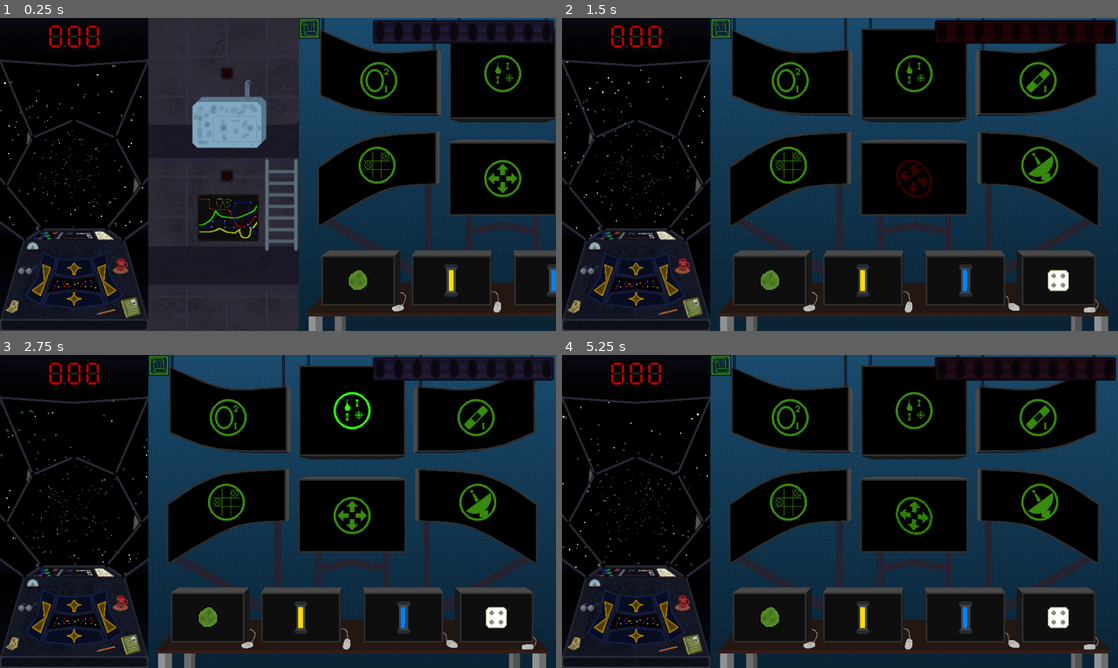
Above: before the commit, frames 1-4 (two rows, left to right).
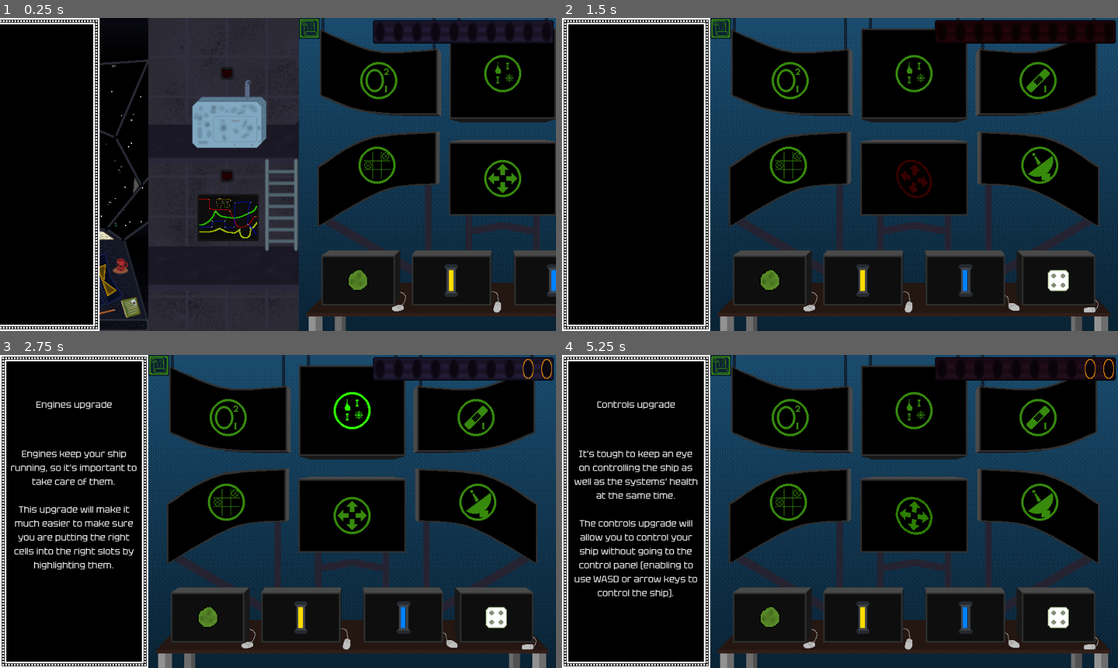
Above: after the commit, the same moments.

Repository: kedalovo/-SG-Spaceship-Management
Game: Godot game, scene res://Game Scene/Game.tscn
Same seed, same stepped clock (60 frames per second), same inputs: the game is played once before the commit and once after it.
Inputs (mouse positions are in pixels of both pictures, inside the frame that each line leads up to):
- Up to frame 1 (0.25 s): no input
- Up to frame 2 (1.5 s): move the mouse to (962, 158) at 0.52 s; hold Right (right) 0.53-1.28 s; hold ` (test) 0.53-1.28 s; click (962, 158) at 0.67 s; move the mouse to (728, 190) at 1.27 s; hold Down (down) from 1.28 s (still down); tap Space (test1) at 1.35 s
- Up to frame 3 (2.75 s): move the mouse to (333, 442) at 2.02 s; release Down (down) at 2.03 s; hold Right (right) from 2.03 s (still down); hold ` (test) from 2.03 s (still down)
- Up to frame 4 (5.25 s): move the mouse to (812, 574) at 2.77 s; release Right (right) at 2.78 s; release ` (test) at 2.78 s; hold Up (up) 2.78-3.53 s; tap Space (test1) at 2.85, 4.35 s; click (812, 574) at 2.92 s; move the mouse to (1006, 558) at 3.52 s; hold ` (test) 3.53-4.28 s; hold Left (left) 3.53-5.03 s; move the mouse to (673, 464) at 4.27 s; move the mouse to (867, 511) at 5.02 s; hold Down (down) from 5.03 s (still down); hold ` (test) from 5.03 s (still down); click (867, 511) at 5.17 s

The runs differ from the first frame. In frame 1, 6.4% of the frame differs, in the area x 0-18%, y 0-100%; in frame 2, 10%; in frame 3, 12%; in frame 4, 12%, in the area x 0-100%, y 0-100%.

Commit message:
Added balance flash for how much an item is going to cost. Finished tooltip in the store. Working on the different types of hazards with mixed damage types. Visuals are done, working on logic, generation.

Diff:
--- a/Balance/balance.gd
+++ b/Balance/balance.gd
@@ -3,6 +3,8 @@
 
 @onready var board: Sprite2D = $Board
 @onready var animator: AnimationPlayer = $Animator
+@onready var selector_1: Sprite2D = $"Selectors/Selector 1"
+@onready var selector_2: Sprite2D = $"Selectors/Selector 2"
 
 
 var value: int:
@@ -22,5 +24,19 @@
 			board.get_child(coin_idx).hide()
 
 
+func set_flash(amount: int) -> void:
+	amount = clampi(amount, 0, 2)
+	match amount:
+		0:
+			selector_1.hide()
+			selector_2.hide()
+		1:
+			selector_1.show()
+			selector_2.hide()
+		2:
+			selector_1.show()
+			selector_2.show()
+
+
 func _on_store_balance_flash() -> void:
 	animator.play(&"flash")
--- a/Balance/balance.tscn
+++ b/Balance/balance.tscn
@@ -1,8 +1,24 @@
-[gd_scene load_steps=7 format=3 uid="uid://esnak8iwscmb"]
+[gd_scene load_steps=11 format=3 uid="uid://esnak8iwscmb"]
 
 [ext_resource type="Script" path="res://Balance/balance.gd" id="1_aui0t"]
 [ext_resource type="Texture2D" uid="uid://dobces574g6ju" path="res://Balance/Assets/Balance board.png" id="1_cvj0o"]
 [ext_resource type="Texture2D" uid="uid://cm8pcgnj10y47" path="res://Balance/Assets/Balance credit.png" id="2_vrvjm"]
+[ext_resource type="Texture2D" uid="uid://cpggh7vs4o5bi" path="res://Balance/Assets/Coin selector.png" id="4_tffh6"]
+
+[sub_resource type="Animation" id="Animation_1nrsj"]
+length = 0.001
+tracks/0/type = "value"
+tracks/0/imported = false
+tracks/0/enabled = true
+tracks/0/path = NodePath("Board:modulate")
+tracks/0/interp = 1
+tracks/0/loop_wrap = true
+tracks/0/keys = {
+"times": PackedFloat32Array(0),
+"transitions": PackedFloat32Array(1),
+"update": 0,
+"values": [Color(1, 1, 1, 1)]
+}
 
 [sub_resource type="Animation" id="Animation_bhsm4"]
 resource_name = "flash"
@@ -21,25 +37,48 @@
 "values": [Color(1, 1, 1, 1), Color(1, 0, 0, 1), Color(1, 1, 1, 1), Color(1, 0, 0, 1), Color(1, 1, 1, 1)]
 }
 
-[sub_resource type="Animation" id="Animation_1nrsj"]
+[sub_resource type="AnimationLibrary" id="AnimationLibrary_57xcv"]
+_data = {
+"RESET": SubResource("Animation_1nrsj"),
+"flash": SubResource("Animation_bhsm4")
+}
+
+[sub_resource type="Animation" id="Animation_yy7f0"]
+resource_name = "flash"
+loop_mode = 1
+step = 0.1
+tracks/0/type = "value"
+tracks/0/imported = false
+tracks/0/enabled = true
+tracks/0/path = NodePath(".:modulate")
+tracks/0/interp = 1
+tracks/0/loop_wrap = true
+tracks/0/keys = {
+"times": PackedFloat32Array(0, 0.5),
+"transitions": PackedFloat32Array(1, 1),
+"update": 0,
+"values": [Color(0.992188, 1, 0, 1), Color(1, 0.164063, 0, 1)]
+}
+
+[sub_resource type="Animation" id="Animation_g2dtc"]
 length = 0.001
 tracks/0/type = "value"
 tracks/0/imported = false
 tracks/0/enabled = true
-tracks/0/path = NodePath("Board:modulate")
+tracks/0/path = NodePath(".:modulate")
 tracks/0/interp = 1
 tracks/0/loop_wrap = true
 tracks/0/keys = {
 "times": PackedFloat32Array(0),
 "transitions": PackedFloat32Array(1),
 "update": 0,
-"values": [Color(1, 1, 1, 1)]
+"values": [Color(0.992188, 1, 0, 1)]
 }
 
-[sub_resource type="AnimationLibrary" id="AnimationLibrary_57xcv"]
+[sub_resource type="AnimationLibrary" id="AnimationLibrary_k16lw"]
 _data = {
-"RESET": SubResource("Animation_1nrsj"),
-"flash": SubResource("Animation_bhsm4")
+"RESET": SubResource("Animation_g2dtc"),
+"flash": SubResource("Animation_yy7f0")
 }
 
 [node name="Balance" type="Node2D"]
@@ -105,3 +144,23 @@
 libraries = {
 "": SubResource("AnimationLibrary_57xcv")
 }
+
+[node name="Selectors" type="Node2D" parent="."]
+modulate = Color(0.992188, 1, 0, 1)
+z_index = 1
+
+[node name="Selector 1" type="Sprite2D" parent="Selectors"]
+visible = false
+position = Vector2(-16, 24)
+texture = ExtResource("4_tffh6")
+
+[node name="Selector 2" type="Sprite2D" parent="Selectors"]
+visible = false
+position = Vector2(-48, 24)
+texture = ExtResource("4_tffh6")
+
+[node name="Animator" type="AnimationPlayer" parent="Selectors"]
+libraries = {
+"": SubResource("AnimationLibrary_k16lw")
+}
+autoplay = "flash"
--- a/Game Scene/Game.tscn
+++ b/Game Scene/Game.tscn
@@ -529,6 +529,20 @@
 "show": SubResource("Animation_tjkyp")
 }
 
+[sub_resource type="Animation" id="Animation_6f2x4"]
+length = 0.001
+tracks/0/type = "bezier"
+tracks/0/imported = false
+tracks/0/enabled = true
+tracks/0/path = NodePath(".:position:x")
+tracks/0/interp = 1
+tracks/0/loop_wrap = true
+tracks/0/keys = {
+"handle_modes": PackedInt32Array(0),
+"points": PackedFloat32Array(-256, -0.25, 0, 0.25, 0),
+"times": PackedFloat32Array(0)
+}
+
 [sub_resource type="Animation" id="Animation_4vrme"]
 resource_name = "open"
 step = 0.1
@@ -542,20 +556,6 @@
 "handle_modes": PackedInt32Array(0, 0),
 "points": PackedFloat32Array(-256, 0, 0, 0, 0, 0, -1, 0, 0, 0),
 "times": PackedFloat32Array(0, 1)
-}
-
-[sub_resource type="Animation" id="Animation_6f2x4"]
-length = 0.001
-tracks/0/type = "bezier"
-tracks/0/imported = false
-tracks/0/enabled = true
-tracks/0/path = NodePath(".:position:x")
-tracks/0/interp = 1
-tracks/0/loop_wrap = true
-tracks/0/keys = {
-"handle_modes": PackedInt32Array(0),
-"points": PackedFloat32Array(-256, -0.25, 0, 0.25, 0),
-"times": PackedFloat32Array(0)
 }
 
 [sub_resource type="AnimationLibrary" id="AnimationLibrary_f3t64"]
@@ -1206,7 +1206,6 @@
 [node name="Title Label" type="Label" parent="Tooltip/Margin/VBox"]
 custom_minimum_size = Vector2(0, 140)
 layout_mode = 2
-text = "Navigation upgrade."
 horizontal_alignment = 1
 vertical_alignment = 1
 
@@ -1214,8 +1213,6 @@
 custom_minimum_size = Vector2(224, 0)
 layout_mode = 2
 size_flags_vertical = 2
-text = "Tired of being in the dark? Well, worry no more, because we've got you covered!
-The navigation upgrade allows you to see several systems ahead so you can plan your trips accordingly."
 horizontal_alignment = 1
 vertical_alignment = 1
 autowrap_mode = 3
@@ -1274,5 +1271,6 @@
 [connection signal="timeout" from="RoundTimer" to="." method="_on_round_timer_timeout"]
 [connection signal="balance_flash" from="Store" to="Balance" method="_on_store_balance_flash"]
 [connection signal="button_hover" from="Store" to="." method="_on_store_button_hover"]
+[connection signal="button_hover_stop" from="Store" to="." method="_on_store_button_hover_stop"]
 [connection signal="item_bought" from="Store" to="." method="_on_store_item_bought"]
 [connection signal="map_summoned" from="Store" to="." method="_on_store_map_summoned"]
--- a/Game Scene/game.gd
+++ b/Game Scene/game.gd
@@ -139,8 +139,10 @@
 	if open and !is_store_open:
 		is_store_open = true
 		store.toggle_input(true)
+		tooltip_panel.toggle(true)
 		store_animator.play(&"open")
 	elif !open and is_store_open:
+		tooltip_panel.toggle(false)
 		store_animator.play_backwards(&"open")
 
 
@@ -323,3 +325,9 @@
 
 func _on_store_button_hover(btn: store_button) -> void:
 	tooltip_panel.set_text(btn.custom_tooltip)
+	balance.set_flash(btn.price)
+
+
+func _on_store_button_hover_stop() -> void:
+	tooltip_panel.set_text("")
+	balance.set_flash(0)
--- a/Hazards/Asteroid/asteroid.gd
+++ b/Hazards/Asteroid/asteroid.gd
@@ -8,7 +8,12 @@
 
 
 func set_types(types: Array[game_manager.damage_types]) -> void:
-	print_debug("Asteroid types: ", types)
+	for type in types:
+		match type:
+			game_manager.damage_types.HEAT:
+				$"Pivot/Sprite/Fire Particles".emitting = true
+			game_manager.damage_types.ELECTRICITY:
+				$"Pivot/Sprite/Electricity Particles".emitting = true
 
 
 func set_time(time: float) -> void:
--- a/Hazards/Asteroid/asteroid.tscn
+++ b/Hazards/Asteroid/asteroid.tscn
@@ -1,6 +1,7 @@
-[gd_scene load_steps=5 format=3 uid="uid://ba0gfvh0alief"]
+[gd_scene load_steps=8 format=3 uid="uid://ba0gfvh0alief"]
 
 [ext_resource type="Script" path="res://Hazards/Asteroid/asteroid.gd" id="1_yw1qf"]
+[ext_resource type="Texture2D" uid="uid://bknngsj1sjq4" path="res://Hazards/Asteroid/Assets/Small asteroid.png" id="2_q6m1v"]
 
 [sub_resource type="Animation" id="Animation_sms2q"]
 length = 0.001
@@ -88,6 +89,16 @@
 "main": SubResource("Animation_ogntw")
 }
 
+[sub_resource type="Gradient" id="Gradient_jt4km"]
+offsets = PackedFloat32Array(0, 0.2, 0.8, 1)
+colors = PackedColorArray(1, 0.578125, 0.578125, 1, 1, 0, 0, 1, 1, 0.375, 0, 1, 1, 0.960784, 0, 0)
+metadata/_snap_enabled = true
+
+[sub_resource type="Gradient" id="Gradient_e0c7g"]
+offsets = PackedFloat32Array(0, 0.2, 0.8, 1)
+colors = PackedColorArray(0.581421, 0.578125, 1, 1, 0.0078125, 0, 1, 1, 0, 0.0187988, 0.300781, 1, 0, 0, 0, 0)
+metadata/_snap_enabled = true
+
 [node name="Asteroid" type="Node2D" groups=["hazard_visual"]]
 script = ExtResource("1_yw1qf")
 
@@ -95,12 +106,35 @@
 
 [node name="Sprite" type="Sprite2D" parent="Pivot"]
 scale = Vector2(0.5, 0.5)
+texture = ExtResource("2_q6m1v")
 
 [node name="Animator" type="AnimationPlayer" parent="Pivot/Sprite"]
 libraries = {
 "": SubResource("AnimationLibrary_cdcxf")
 }
 autoplay = "main"
+
+[node name="Fire Particles" type="CPUParticles2D" parent="Pivot/Sprite"]
+emitting = false
+amount = 50
+preprocess = 10.0
+spread = 180.0
+gravity = Vector2(0, 0)
+initial_velocity_min = 100.0
+initial_velocity_max = 100.0
+scale_amount_max = 3.0
+color_ramp = SubResource("Gradient_jt4km")
+
+[node name="Electricity Particles" type="CPUParticles2D" parent="Pivot/Sprite"]
+emitting = false
+amount = 50
+preprocess = 10.0
+spread = 180.0
+gravity = Vector2(0, 0)
+initial_velocity_min = 100.0
+initial_velocity_max = 100.0
+scale_amount_max = 3.0
+color_ramp = SubResource("Gradient_e0c7g")
 
 [node name="Timer" type="Timer" parent="."]
 one_shot = true
--- a/Hazards/Nebula/nebula.gd
+++ b/Hazards/Nebula/nebula.gd
@@ -8,7 +8,12 @@
 
 
 func set_types(types: Array[game_manager.damage_types]) -> void:
-	print_debug("Nebula types: ", types)
+	for type in types:
+		match type:
+			game_manager.damage_types.HEAT:
+				$"Pivot/Sprite/Fire Particles".emitting = true
+			game_manager.damage_types.ELECTRICITY:
+				$"Pivot/Sprite/Electricity Particles".emitting = true
 
 
 func set_time(time: float) -> void:
--- a/Hazards/Nebula/nebula.tscn
+++ b/Hazards/Nebula/nebula.tscn
@@ -84,6 +84,16 @@
 "main": SubResource("Animation_ogntw")
 }
 
+[sub_resource type="Gradient" id="Gradient_riehu"]
+offsets = PackedFloat32Array(0, 0.2, 0.8, 1)
+colors = PackedColorArray(1, 0.578125, 0.578125, 1, 1, 0, 0, 1, 1, 0.375, 0, 1, 1, 0.960784, 0, 0)
+metadata/_snap_enabled = true
+
+[sub_resource type="Gradient" id="Gradient_x05od"]
+offsets = PackedFloat32Array(0, 0.2, 0.8, 1)
+colors = PackedColorArray(0.581421, 0.578125, 1, 1, 0.0078125, 0, 1, 1, 0, 0.0187988, 0.300781, 1, 0, 0, 0, 0)
+metadata/_snap_enabled = true
+
 [node name="Nebula" type="Node2D" groups=["hazard_visual"]]
 script = ExtResource("1_x2t1v")
 
@@ -98,6 +108,34 @@
 }
 autoplay = "main"
 
+[node name="Fire Particles" type="CPUParticles2D" parent="Pivot/Sprite"]
+emitting = false
+amount = 50
+lifetime = 3.0
+preprocess = 10.0
+spread = 180.0
+gravity = Vector2(0, 0)
+initial_velocity_min = 25.0
+initial_velocity_max = 25.0
+tangential_accel_min = -50.0
+tangential_accel_max = 50.0
+scale_amount_max = 3.0
+color_ramp = SubResource("Gradient_riehu")
+
+[node name="Electricity Particles" type="CPUParticles2D" parent="Pivot/Sprite"]
+emitting = false
+amount = 50
+lifetime = 3.0
+preprocess = 10.0
+spread = 180.0
+gravity = Vector2(0, 0)
+initial_velocity_min = 25.0
+initial_velocity_max = 25.0
+tangential_accel_min = -50.0
+tangential_accel_max = 50.0
+scale_amount_max = 3.0
+color_ramp = SubResource("Gradient_x05od")
+
 [node name="Appear Timer" type="Timer" parent="."]
 one_shot = true
 autostart = true
@@ -106,6 +144,7 @@
 one_shot = true
 
 [node name="ColorRect" type="ColorRect" parent="."]
+visible = false
 offset_left = -1.0
 offset_top = -32.0
 offset_right = 1.0
@@ -113,6 +152,7 @@
 color = Color(1, 0, 0, 1)
 
 [node name="ColorRect2" type="ColorRect" parent="."]
+visible = false
 offset_left = -32.0
 offset_top = -1.0
 offset_right = 32.0
--- a/Map/Map Node/map_node.gd
+++ b/Map/Map Node/map_node.gd
@@ -21,6 +21,7 @@
 
 var hazards: Array = []
 var hazards_intensity: Array = []
+var hazards_types: Array[Array] = []
 
 var reason: int = 0
 var difficulty: int = 0
--- a/Space/space.gd
+++ b/Space/space.gd
@@ -266,15 +266,17 @@
 						create_nebula(game_manager.nebula_types.LARGE, [Vector2.UP, Vector2.UP + Vector2.RIGHT].pick_random(), 15, false, 2.0, true)
 
 
-func create_asteroid(size: game_manager.asteroid_types, spot: Vector2, time: float, is_vertical: bool = false, types: Array[game_manager.damage_types] = [game_manager.damage_types.PHYSICAL]) -> void:
+func create_asteroid(size: game_manager.asteroid_types, spot: Vector2, time: float, is_vertical: bool = false, types: Array[game_manager.damage_types] = []) -> void:
 	spot = clamp(spot, -Vector2.ONE, Vector2.ONE)
+	if game_manager.damage_types.PHYSICAL in types:
+		push_error("All asteroids are physical by default, can't assign physical type")
 	var asteroid := ASTEROID.instantiate()
 	match size:
 		game_manager.asteroid_types.SMALL:
 			if spot in hazard_spots:
 				push_warning("Tried creating a small asteroid in ", spot, ", which is busy")
 				return
-			asteroid.set_types(types)
+			asteroid.set_types(types + [game_manager.damage_types.PHYSICAL])
 			asteroid.set_time(time)
 			asteroid.set_visuals(size, false)
 			hazard_visuals.add_child(asteroid)
@@ -332,15 +334,19 @@
 						create_hazard(Vector2(spot.x + i, spot.y + j), time, 3, types)
 
 
-func create_nebula(size: game_manager.nebula_types, spot: Vector2, time: float, is_instant: bool = true, hurt_time: float = 0.0, is_vertical: bool = false, types: Array[game_manager.damage_types] = [game_manager.damage_types.ELECTRICITY]) -> void:
+func create_nebula(size: game_manager.nebula_types, spot: Vector2, time: float, is_instant: bool = true, hurt_time: float = 0.0, is_vertical: bool = false, types: Array[game_manager.damage_types] = []) -> void:
 	spot = clamp(spot, -Vector2.ONE, Vector2.ONE)
+	if game_manager.damage_types.ELECTRICITY in types:
+		push_error("All nebulas are electrical by default, can't assign electrical type")
+	if game_manager.damage_types.PHYSICAL in types:
+		push_error("Nebulas can't be physical")
 	var nebula := NEBULA.instantiate()
 	match size:
 		game_manager.nebula_types.SMALL:
 			if spot in hazard_nebula_spots:
 				push_warning("Tried creating a small nebula in ", spot, ", which is busy")
 				return
-			nebula.set_types(types)
+			nebula.set_types(types + [game_manager.damage_types.ELECTRICITY])
 			nebula.set_time(time)
 			nebula.set_visuals(size, false)
 			hazard_visuals.add_child(nebula)
--- a/Store/store.gd
+++ b/Store/store.gd
@@ -5,6 +5,7 @@
 signal balance_flash
 signal map_summoned
 signal button_hover(btn: store_button)
+signal button_hover_stop
 
 
 @export_color_no_alpha var default_color: Color
@@ -95,3 +96,7 @@
 
 func _on_store_button_hover(btn: store_button) -> void:
 	button_hover.emit(btn)
+
+
+func _on_store_button_hover_stop() -> void:
+	button_hover_stop.emit()
--- a/Store/store.tscn
+++ b/Store/store.tscn
@@ -684,6 +684,7 @@
 [connection signal="button_up" from="Buttons/Algae Button" to="Buttons/Algae Button" method="_on_button_up"]
 [connection signal="failed_buy_attempt" from="Buttons/Algae Button" to="." method="_on_low_balance_flash"]
 [connection signal="hover" from="Buttons/Algae Button" to="." method="_on_store_button_hover"]
+[connection signal="hover_stop" from="Buttons/Algae Button" to="." method="_on_store_button_hover_stop"]
 [connection signal="mouse_entered" from="Buttons/Algae Button" to="Buttons/Algae Button" method="_on_mouse_entered"]
 [connection signal="mouse_exited" from="Buttons/Algae Button" to="Buttons/Algae Button" method="_on_mouse_exited"]
 [connection signal="upgrade_bought" from="Buttons/Algae Button" to="." method="_on_item_bought"]
@@ -692,6 +693,7 @@
 [connection signal="button_up" from="Buttons/Fuel Button" to="Buttons/Fuel Button" method="_on_button_up"]
 [connection signal="failed_buy_attempt" from="Buttons/Fuel Button" to="." method="_on_low_balance_flash"]
 [connection signal="hover" from="Buttons/Fuel Button" to="." method="_on_store_button_hover"]
+[connection signal="hover_stop" from="Buttons/Fuel Button" to="." method="_on_store_button_hover_stop"]
 [connection signal="mouse_entered" from="Buttons/Fuel Button" to="Buttons/Fuel Button" method="_on_mouse_entered"]
 [connection signal="mouse_exited" from="Buttons/Fuel Button" to="Buttons/Fuel Button" method="_on_mouse_exited"]
 [connection signal="upgrade_bought" from="Buttons/Fuel Button" to="." method="_on_item_bought"]
@@ -700,6 +702,7 @@
 [connection signal="button_up" from="Buttons/Coolant Button" to="Buttons/Coolant Button" method="_on_button_up"]
 [connection signal="failed_buy_attempt" from="Buttons/Coolant Button" to="." method="_on_low_balance_flash"]
 [connection signal="hover" from="Buttons/Coolant Button" to="." method="_on_store_button_hover"]
+[connection signal="hover_stop" from="Buttons/Coolant Button" to="." method="_on_store_button_hover_stop"]
 [connection signal="mouse_entered" from="Buttons/Coolant Button" to="Buttons/Coolant Button" method="_on_mouse_entered"]
 [connection signal="mouse_exited" from="Buttons/Coolant Button" to="Buttons/Coolant Button" method="_on_mouse_exited"]
 [connection signal="upgrade_bought" from="Buttons/Coolant Button" to="." method="_on_item_bought"]
@@ -708,6 +711,7 @@
 [connection signal="button_up" from="Buttons/Patch Button" to="Buttons/Patch Button" method="_on_button_up"]
 [connection signal="failed_buy_attempt" from="Buttons/Patch Button" to="." method="_on_low_balance_flash"]
 [connection signal="hover" from="Buttons/Patch Button" to="." method="_on_store_button_hover"]
+[connection signal="hover_stop" from="Buttons/Patch Button" to="." method="_on_store_button_hover_stop"]
 [connection signal="mouse_entered" from="Buttons/Patch Button" to="Buttons/Patch Button" method="_on_mouse_entered"]
 [connection signal="mouse_exited" from="Buttons/Patch Button" to="Buttons/Patch Button" method="_on_mouse_exited"]
 [connection signal="upgrade_bought" from="Buttons/Patch Button" to="." method="_on_item_bought"]
@@ -716,6 +720,7 @@
 [connection signal="button_up" from="Buttons/Top Left Button" to="Buttons/Top Left Button" method="_on_button_up"]
 [connection signal="failed_buy_attempt" from="Buttons/Top Left Button" to="." method="_on_low_balance_flash"]
 [connection signal="hover" from="Buttons/Top Left Button" to="." method="_on_store_button_hover"]
+[connection signal="hover_stop" from="Buttons/Top Left Button" to="." method="_on_store_button_hover_stop"]
 [connection signal="mouse_entered" from="Buttons/Top Left Button" to="Buttons/Top Left Button" method="_on_mouse_entered"]
 [connection signal="mouse_exited" from="Buttons/Top Left Button" to="Buttons/Top Left Button" method="_on_mouse_exited"]
 [connection signal="upgrade_bought" from="Buttons/Top Left Button" to="." method="_on_item_bought"]
@@ -724,6 +729,7 @@
 [connection signal="button_up" from="Buttons/Top Middle Button" to="Buttons/Top Middle Button" method="_on_button_up"]
 [connection signal="failed_buy_attempt" from="Buttons/Top Middle Button" to="." method="_on_low_balance_flash"]
 [connection signal="hover" from="Buttons/Top Middle Button" to="." method="_on_store_button_hover"]
+[connection signal="hover_stop" from="Buttons/Top Middle Button" to="." method="_on_store_button_hover_stop"]
 [connection signal="mouse_entered" from="Buttons/Top Middle Button" to="Buttons/Top Middle Button" method="_on_mouse_entered"]
 [connection signal="mouse_exited" from="Buttons/Top Middle Button" to="Buttons/Top Middle Button" method="_on_mouse_exited"]
 [connection signal="upgrade_bought" from="Buttons/Top Middle Button" to="." method="_on_item_bought"]
@@ -732,6 +738,7 @@
 [connection signal="button_up" from="Buttons/Top Right Button" to="Buttons/Top Right Button" method="_on_button_up"]
 [connection signal="failed_buy_attempt" from="Buttons/Top Right Button" to="." method="_on_low_balance_flash"]
 [connection signal="hover" from="Buttons/Top Right Button" to="." method="_on_store_button_hover"]
+[connection signal="hover_stop" from="Buttons/Top Right Button" to="." method="_on_store_button_hover_stop"]
 [connection signal="mouse_entered" from="Buttons/Top Right Button" to="Buttons/Top Right Button" method="_on_mouse_entered"]
 [connection signal="mouse_exited" from="Buttons/Top Right Button" to="Buttons/Top Right Button" method="_on_mouse_exited"]
 [connection signal="upgrade_bought" from="Buttons/Top Right Button" to="." method="_on_item_bought"]
@@ -740,6 +747,7 @@
 [connection signal="button_up" from="Buttons/Bottom Left Button" to="Buttons/Bottom Left Button" method="_on_button_up"]
 [connection signal="failed_buy_attempt" from="Buttons/Bottom Left Button" to="." method="_on_low_balance_flash"]
 [connection signal="hover" from="Buttons/Bottom Left Button" to="." method="_on_store_button_hover"]
+[connection signal="hover_stop" from="Buttons/Bottom Left Button" to="." method="_on_store_button_hover_stop"]
 [connection signal="mouse_entered" from="Buttons/Bottom Left Button" to="Buttons/Bottom Left Button" method="_on_mouse_entered"]
 [connection signal="mouse_exited" from="Buttons/Bottom Left Button" to="Buttons/Bottom Left Button" method="_on_mouse_exited"]
 [connection signal="upgrade_bought" from="Buttons/Bottom Left Button" to="." method="_on_item_bought"]
@@ -748,6 +756,7 @@
 [connection signal="button_up" from="Buttons/Bottom Middle Button" to="Buttons/Bottom Middle Button" method="_on_button_up"]
 [connection signal="failed_buy_attempt" from="Buttons/Bottom Middle Button" to="." method="_on_low_balance_flash"]
 [connection signal="hover" from="Buttons/Bottom Middle Button" to="." method="_on_store_button_hover"]
+[connection signal="hover_stop" from="Buttons/Bottom Middle Button" to="." method="_on_store_button_hover_stop"]
 [connection signal="mouse_entered" from="Buttons/Bottom Middle Button" to="Buttons/Bottom Middle Button" method="_on_mouse_entered"]
 [connection signal="mouse_exited" from="Buttons/Bottom Middle Button" to="Buttons/Bottom Middle Button" method="_on_mouse_exited"]
 [connection signal="upgrade_bought" from="Buttons/Bottom Middle Button" to="." method="_on_item_bought"]
@@ -756,6 +765,7 @@
 [connection signal="button_up" from="Buttons/Bottom Right Button" to="Buttons/Bottom Right Button" method="_on_button_up"]
 [connection signal="failed_buy_attempt" from="Buttons/Bottom Right Button" to="." method="_on_low_balance_flash"]
 [connection signal="hover" from="Buttons/Bottom Right Button" to="." method="_on_store_button_hover"]
+[connection signal="hover_stop" from="Buttons/Bottom Right Button" to="." method="_on_store_button_hover_stop"]
 [connection signal="mouse_entered" from="Buttons/Bottom Right Button" to="Buttons/Bottom Right Button" method="_on_mouse_entered"]
 [connection signal="mouse_exited" from="Buttons/Bottom Right Button" to="Buttons/Bottom Right Button" method="_on_mouse_exited"]
 [connection signal="upgrade_bought" from="Buttons/Bottom Right Button" to="." method="_on_item_bought"]
--- a/Store/store_button.gd
+++ b/Store/store_button.gd
@@ -7,6 +7,7 @@
 signal upgrade_bought(new_upgrade: game_manager.store_items)
 signal failed_buy_attempt
 signal hover(btn: store_button)
+signal hover_stop
 
 
 @export var upgrade: game_manager.store_items
@@ -69,6 +70,7 @@
 		sprite_outline.hide()
 	else:
 		sprite.modulate = Color("378a0c")
+	hover_stop.emit()
 
 
 func _on_timer_timeout() -> void:
Binary file added: Balance/Assets/Coin selector.png
Not shown, added: Balance/Assets/Coin selector.png.import
Not shown: 1 places in Hazards/Nebula/nebula.tscn that only renumber resources
